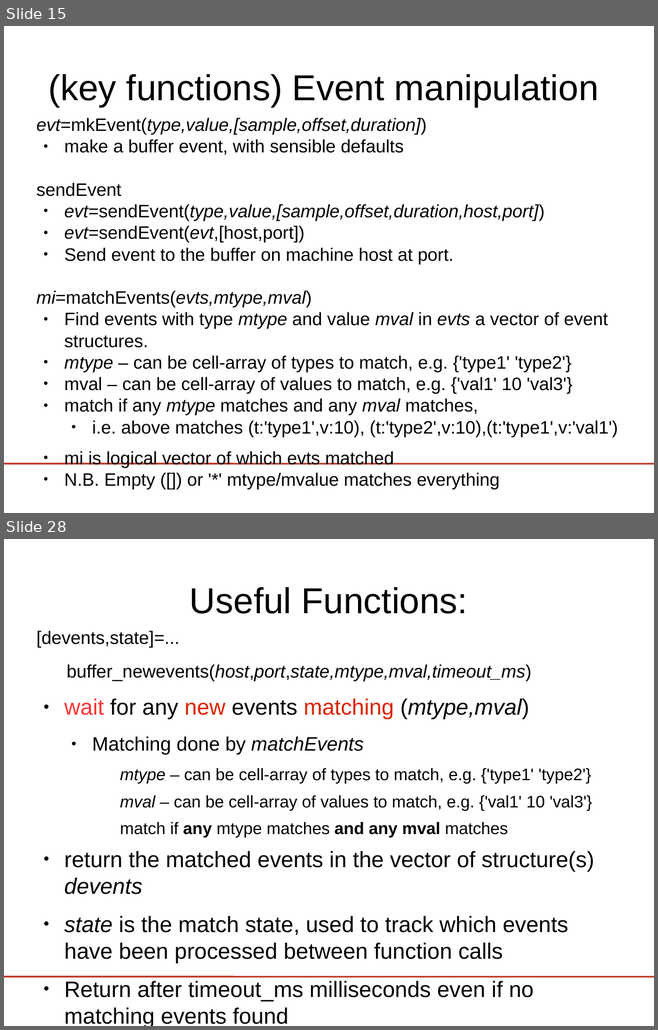
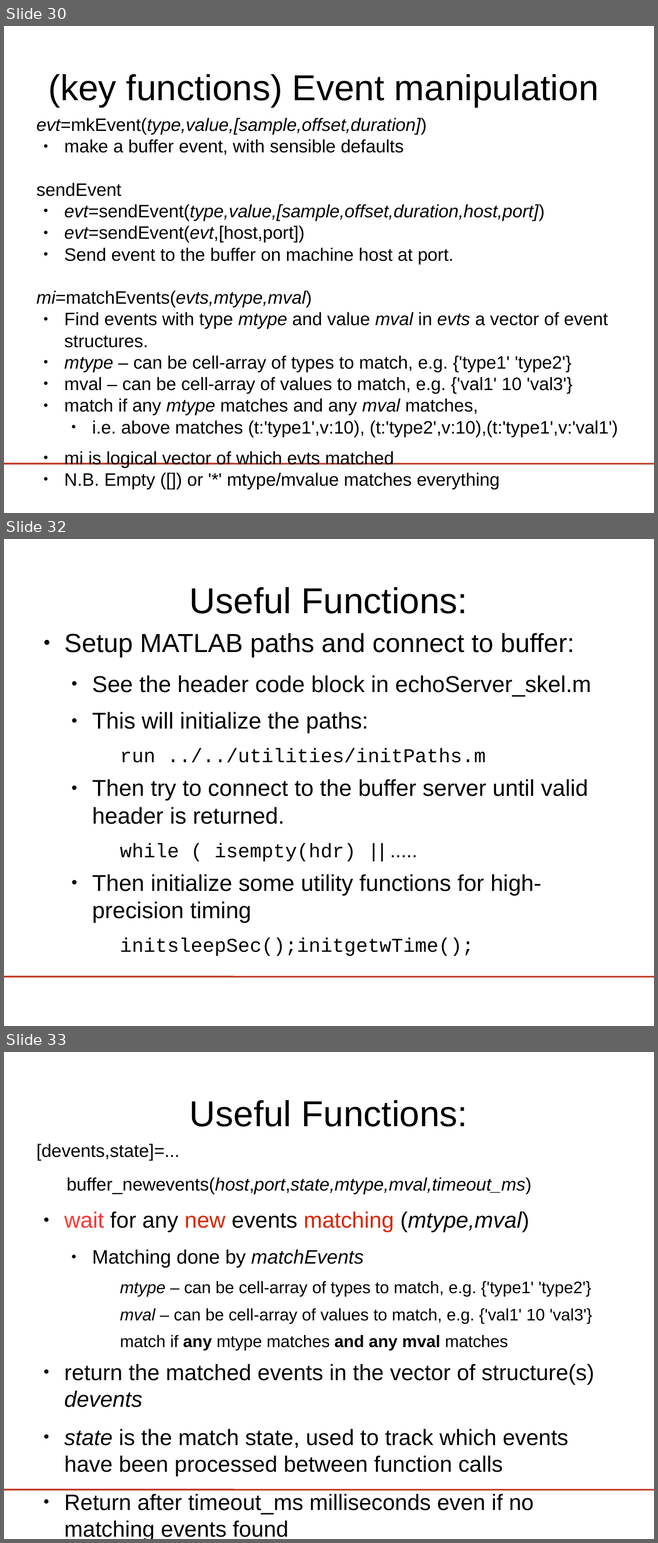
Before and after one commit to phpvdb/buffer_bci, a slide deck: tutorial/lect3-helloworld/HelloWorld_ERPViewer.odp. Shown one above the other, each under a label of ours: slides 15 and 28 before the commit, slides 30, 32 and 33 after it; the slides between them are not shown. The pictures are 658x1030 and 658x1543 pixels, drawn with LibreOffice and Linux fonts; fonts in the diff are those of the drawing; background and template pictures are left out. Boxes give left, top, right and bottom in pixels: in the first picture for what was removed or moved away, otherwise in the second. Text is boxed around its words. In the diff, an @@ line names an element or a change of style, - is before the commit and + after.

```diff
--- a/tutorial/lect3-helloworld/HelloWorld_ERPViewer.odp
+++ b/tutorial/lect3-helloworld/HelloWorld_ERPViewer.odp
@@ slide 32 added at (4,539,654,1026), background #FFFFFF; not listed: 1 template element that a slide beside it also shows @@
@@ title added at (190,587,467,614), 44 pt, text #000000 @@
+Useful Functions:
@@ text added at (64,633,591,956), 28 pt, text #000000 @@
+● Setup MATLAB paths and connect to buffer:
+  ● See the header code block in echoServer_skel.m
+  ● This will initialize the paths:
+    run ../../utilities/initPaths.m
+  ● Then try to connect to the buffer server until valid header is returned.
+    while ( isempty(hdr) || .....
+  ● Then initialize some utility functions for high-precision timing
+    initsleepSec();initgetwTime();
@@ what was slide 15 is now slide 30 @@
@@ what was slide 28 is now slide 33 @@
```
Also in this commit, not shown: 12 slides changed, 11 other slides added, 1 slide removed, 30 other files.
